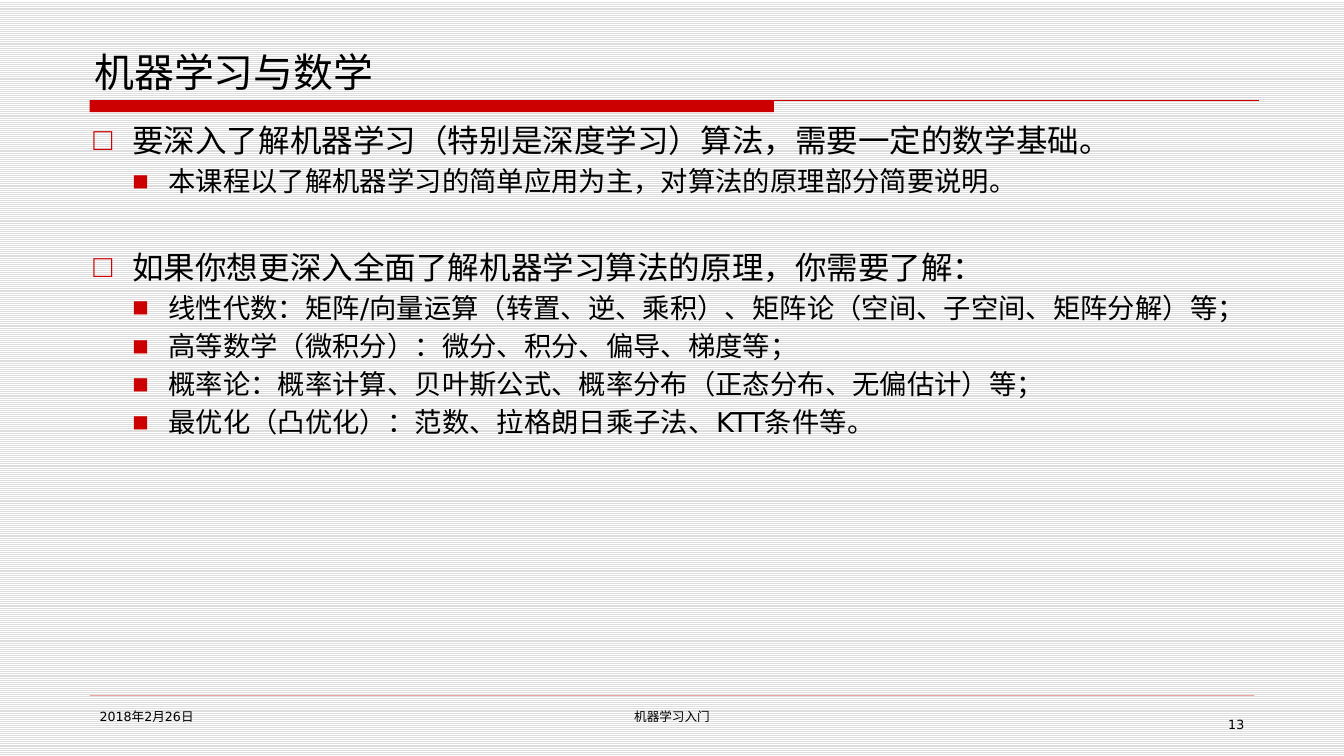
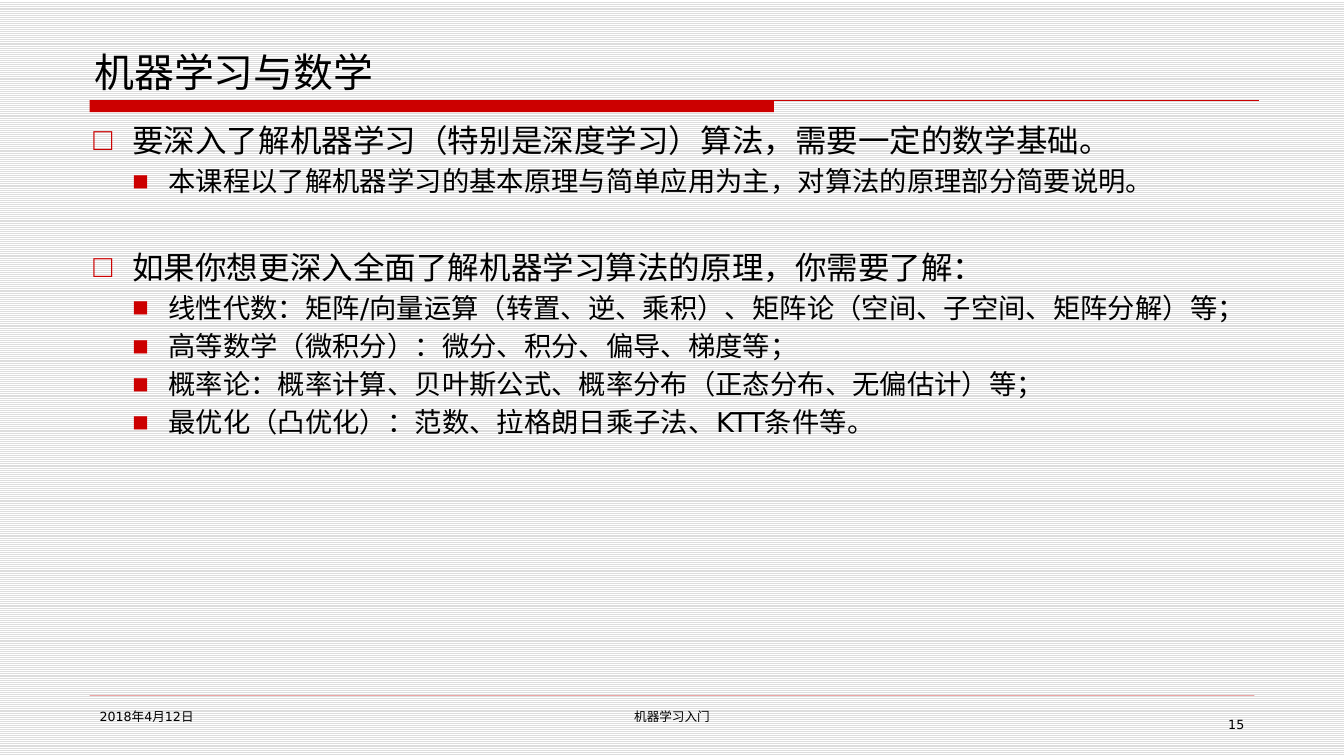
Before and after one commit to ztypl/MachineLearning, a slide deck: slide 15 of 机器学习入门.pptx (slide 13 before the commit). Drawn at 1344x756 pixels with LibreOffice and Linux fonts; fonts in the diff are those of the drawing; background and template pictures are left out. Boxes give left, top, right and bottom in pixels: in the first picture for what was removed or moved away, otherwise in the second. Text is boxed around its words. In the diff, an @@ line names an element or a change of style, - is before the commit and + after.

Commit message:
ppt update

```diff
--- a/机器学习入门.pptx
+++ b/机器学习入门.pptx
@@ text at box(168, 168, 1153, 194): text changed @@
-  ■ 本课程以了解机器学习的简单应用为主，对算法的原理部分简要说明。
+  ■ 本课程以了解机器学习的基本原理与简单应用为主，对算法的原理部分简要说明。
@@ text at box(100, 710, 194, 722): text changed @@
-2018年2月26日
+2018年4月12日
@@ page number at box(1228, 719, 1244, 729): text changed @@
-13
+15
```
Also in this commit, not shown: 14 other slides changed, 3 slides added.
